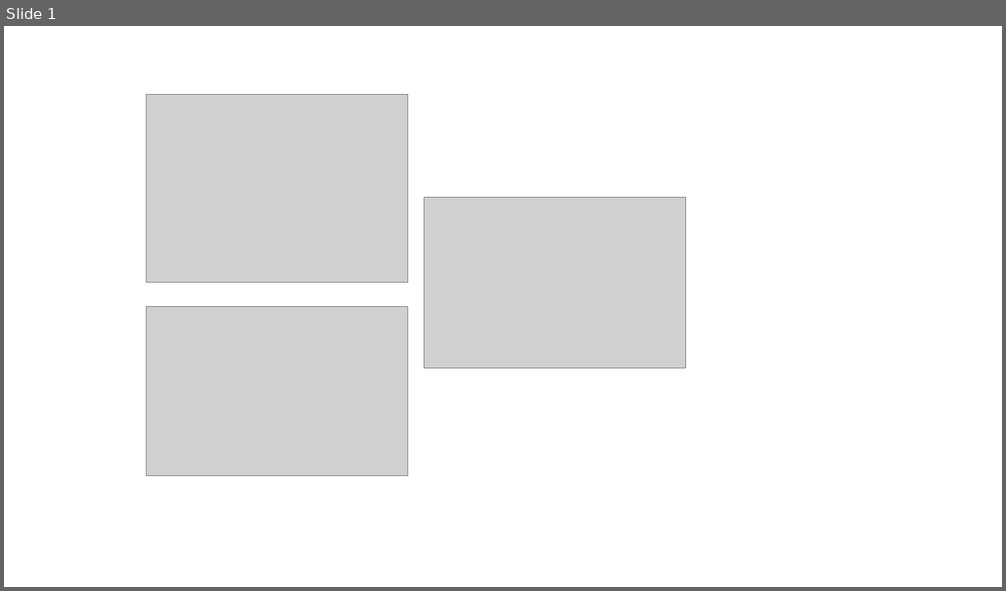
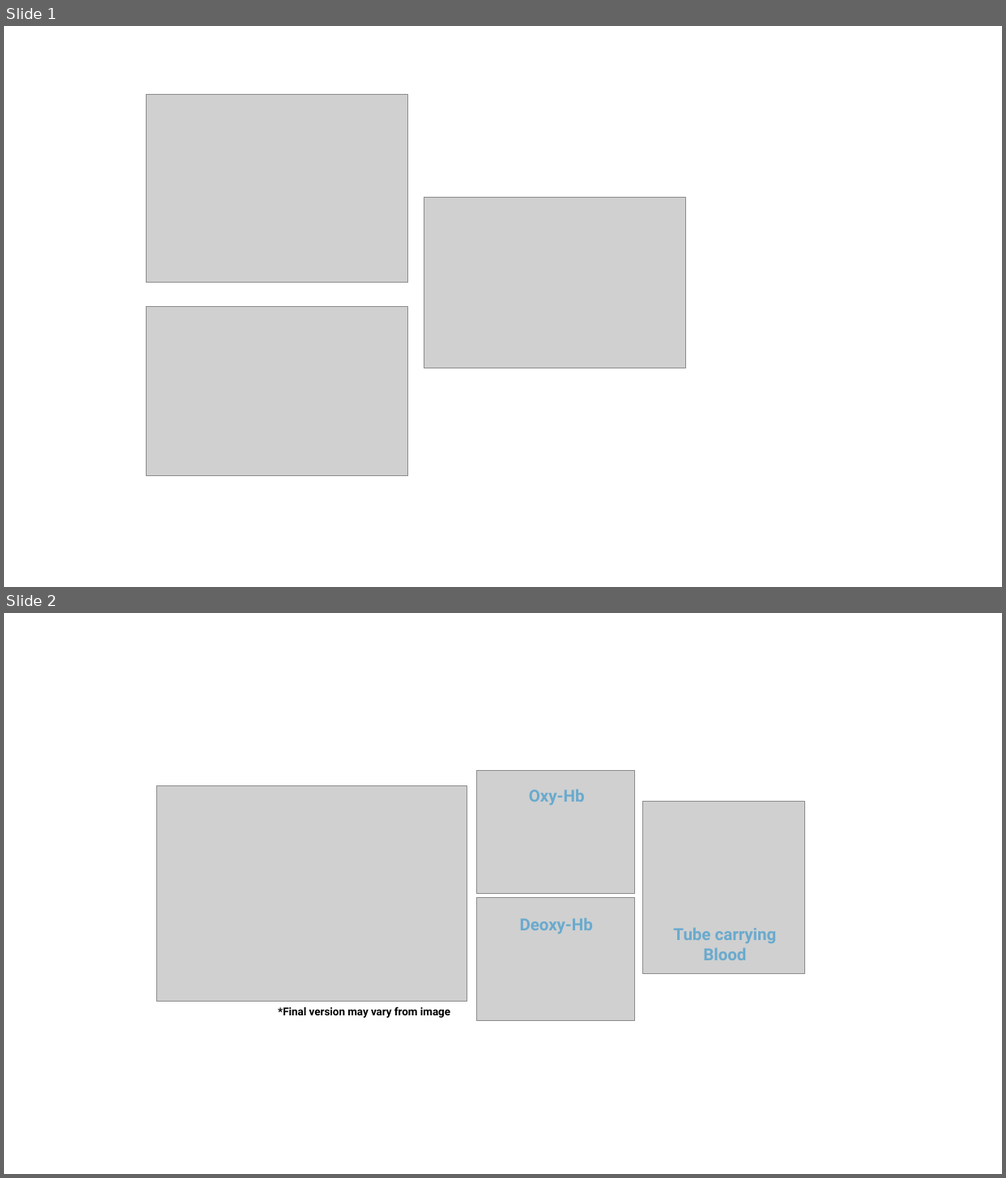
Before and after one commit to VinVincely/lumawave.github.io, a slide deck: Images/Images.pptx. Shown one above the other, each under a label of ours: slide 1 before the commit, slides 1 and 2 after it. The pictures are 1006x591 and 1006x1178 pixels, drawn with LibreOffice and Linux fonts; fonts in the diff are those of the drawing; grey boxes stand for pictures. Boxes give left, top, right and bottom in pixels: in the first picture for what was removed or moved away, otherwise in the second. Text is boxed around its words. In the diff, an @@ line names an element or a change of style, - is before the commit and + after.

```diff
--- a/Images/Images.pptx
+++ b/Images/Images.pptx
@@ slide 2 added at <box>4,613,1002,1174</box>, background #FFFFFF @@
@@ picture added at <box>476,770,634,894</box> @@
@@ picture added at <box>157,786,467,1001</box> @@
@@ text added at <box>529,789,585,805</box>, 16 pt, text #69AACE, bold @@
+Oxy-Hb
@@ picture added at <box>643,802,805,973</box> @@
@@ picture added at <box>476,898,634,1022</box> @@
@@ text added at <box>520,918,593,934</box>, 16 pt, text #69AACE, bold @@
+Deoxy-Hb
@@ text added at <box>673,927,777,960</box>, 16 pt, text #69AACE, bold @@
+Tube carrying Blood
@@ text added at <box>278,1007,450,1018</box>, 10.5 pt, text #000000, bold @@
+*Final version may vary from image
```
Also in this commit, not shown: 1 other file.
